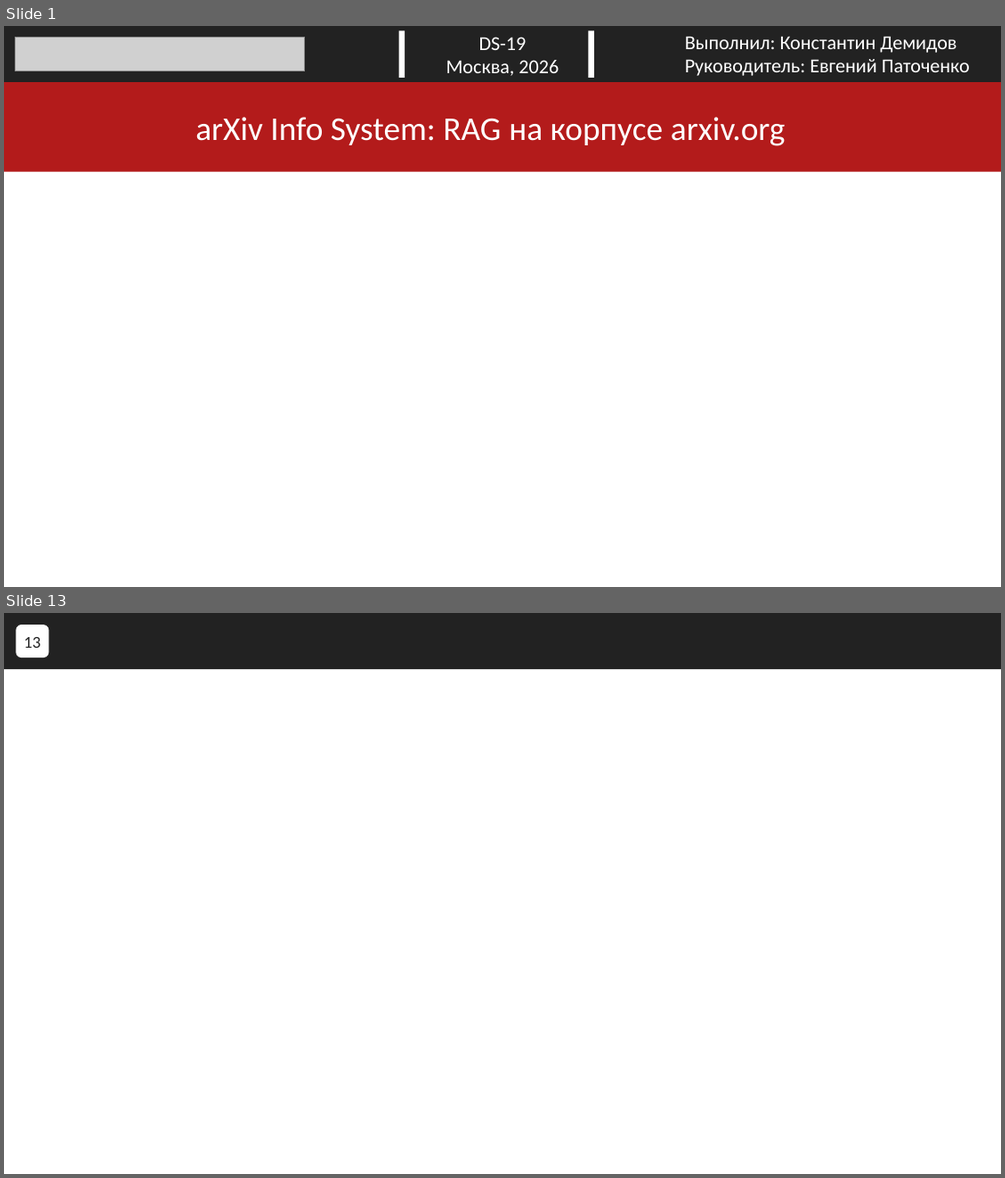
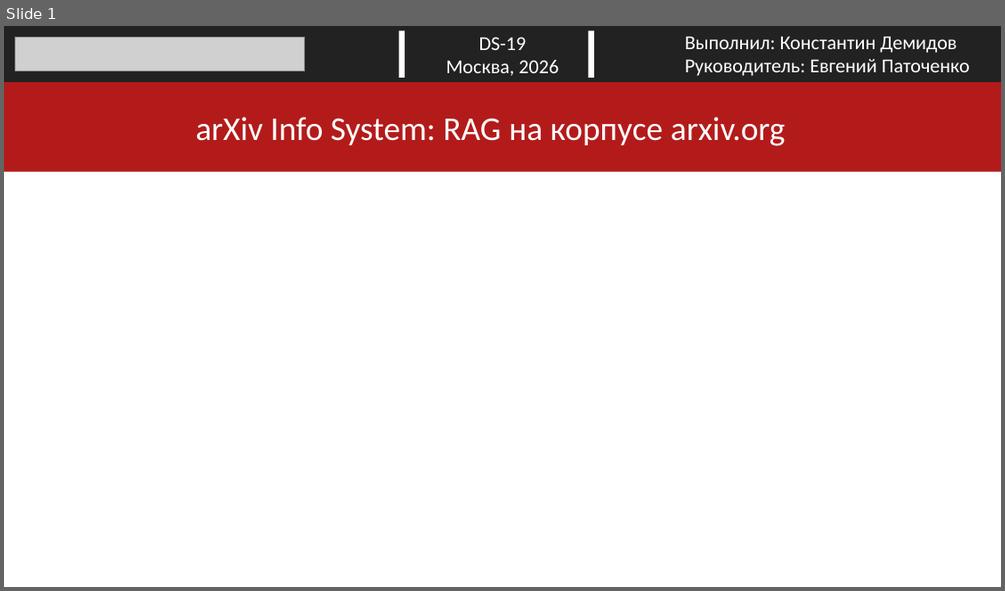
Before and after one commit to ConstDemi/ragarxiv, a slide deck: arXiv_Presentation.pptx. Shown one above the other, each under a label of ours: slides 1 and 13 before the commit, slide 1 after it; the slides between them are not shown. The pictures are 1005x1178 and 1005x591 pixels, drawn with LibreOffice and Linux fonts; fonts in the diff are those of the drawing; grey boxes stand for pictures. Boxes give left, top, right and bottom in pixels: in the first picture for what was removed or moved away, otherwise in the second. Text is boxed around its words. In the diff, an @@ line names an element or a change of style, - is before the commit and + after.

```diff
--- a/arXiv_Presentation.pptx
+++ b/arXiv_Presentation.pptx
@@ slide 13 removed at bbox=[4, 613, 1001, 1174], background #FFFFFF @@
@@ rectangle removed at bbox=[4, 613, 1001, 669] @@
@@ rounded rectangle removed at bbox=[16, 625, 48, 657] @@
-ё
@@ page number removed at bbox=[24, 637, 40, 648] @@
-13
```
Also in this commit, not shown: 9 slides changed, 1 slide added, 3 other slides removed.
